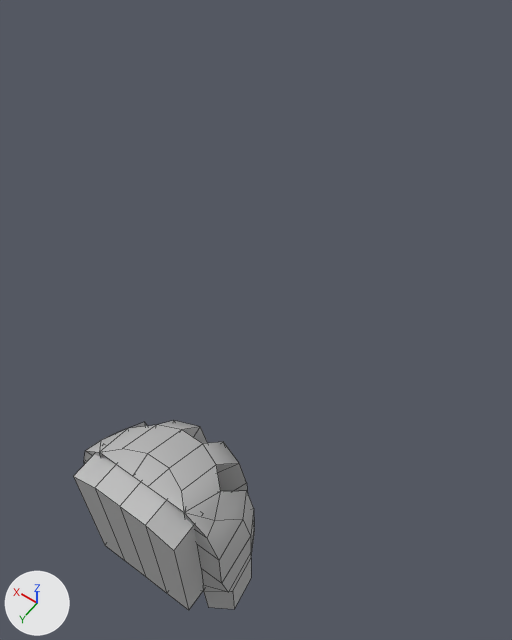
What one commit did to the FBX model Assets/Models/Hus/fireplace01.fbx.
Both versions are drawn from a 50 mm lens placed at (0.231, -0.0123, 0.1818), pointed at (0.2868, -0.0905, 0.059). The lights are fixed; the arrows at lower left show +X, +Y and +Z. Mesh edges are drawn as thin lines. Where no turn or scale is listed for an object, it has been applied to the vertices.
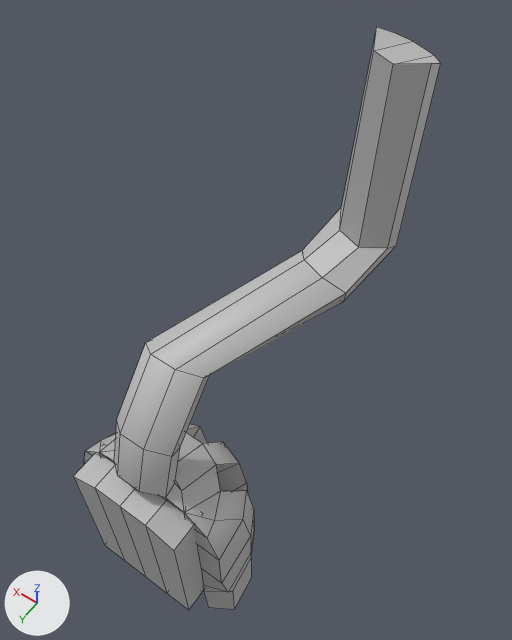
Changed parts and their boxes (x1, y1, x2, y2) in the pictures (512 x 640 px):
'polySurface5', reshaped (101% wider, 207% taller): before (73, 421, 255, 610); after (73, 27, 440, 610)
part 1 of me_mesh, built on: before (102, 449, 184, 512); after (102, 27, 440, 512)

The change, as a diff of the scene's bpy script:
```diff
--- a/Assets/Models/Hus/fireplace01.fbx.py
+++ b/Assets/Models/Hus/fireplace01.fbx.py
@@ me_mesh @@
 # used by ob_polysurface5; location = (0.0, 0.0, 0.0)
-me_mesh.from_pydata(...)  # 140 vertices, 149 faces; spans x 0.2683..0.3082, y -0.0769..-0.0446, z -0.0153..0.0443
+me_mesh.from_pydata(...)  # 188 vertices, 197 faces; spans x 0.2656..0.3082, y -0.1155..-0.0446, z -0.0153..0.1202
+# me_mesh part 1
+# 3 faces are deleted
+# 42 vertices are added at x 0.2656..0.2954, y -0.1155..-0.0482, z 0.0455..0.1202
+# 6 new vertices lie (0.0, 0.0114, -0.0134) away from vertices in x 0.2817..0.2948, y -0.0712..-0.0631, z 0.0686..0.0738
+# 51 new faces join them
 me_mesh.materials.append(mat_lambert1)
```
